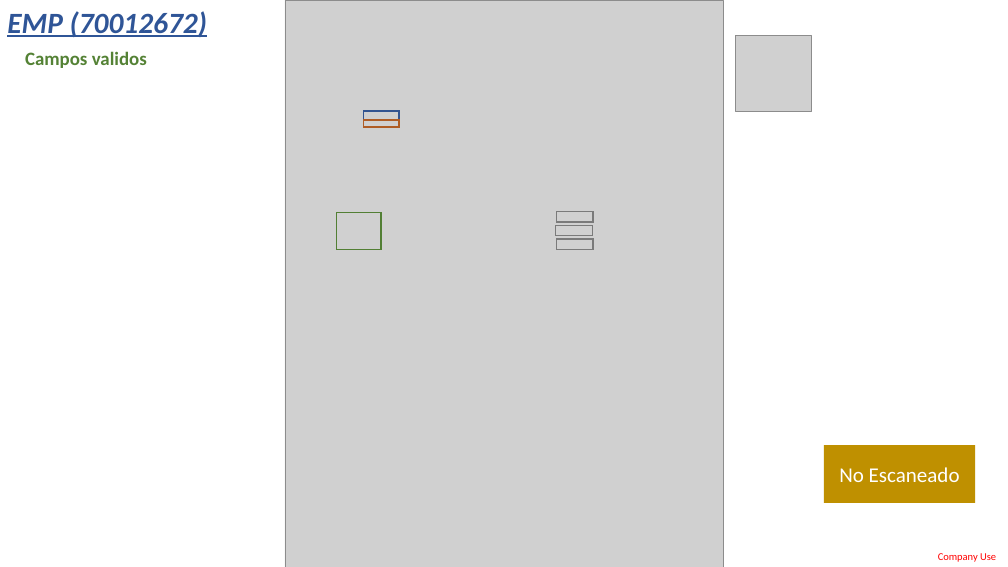
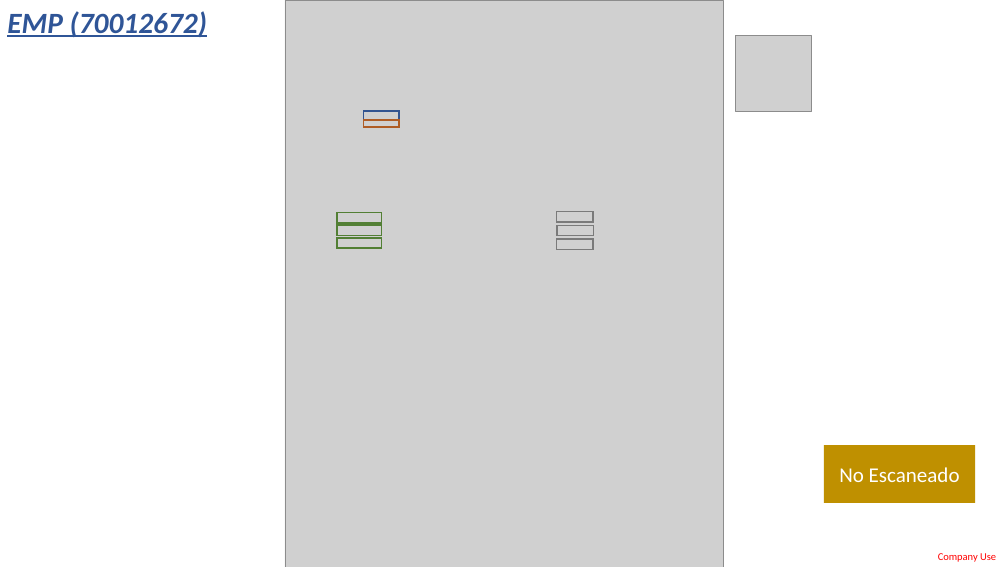
Before and after one commit to LobatoJaime/Bot-Creacion-de-Pedidos, a slide deck: slide 3 of AI_Engine/Info/ExtraccionDatos.pptx. Drawn at 1008x567 pixels with LibreOffice and Linux fonts; fonts in the diff are those of the drawing; grey boxes stand for pictures. Boxes give left, top, right and bottom in pixels: in the first picture for what was removed or moved away, otherwise in the second. Text is boxed around its words. In the diff, an @@ line names an element or a change of style, - is before the commit and + after.

```diff
--- a/AI_Engine/Info/ExtraccionDatos.pptx
+++ b/AI_Engine/Info/ExtraccionDatos.pptx
@@ text removed at (x1=25, y1=51, x2=147, y2=68) @@
-Campos validos
@@ rectangle resized from (x1=337, y1=212, x2=381, y2=250) to (x1=337, y1=212, x2=382, y2=223) @@
@@ rectangle added at (x1=337, y1=225, x2=382, y2=236), outline #538035 1.5 pt @@
@@ rectangle added at (x1=337, y1=237, x2=382, y2=248), outline #538035 1.5 pt @@
```
Also in this commit, not shown: 15 other slides changed, 7 slides added.
